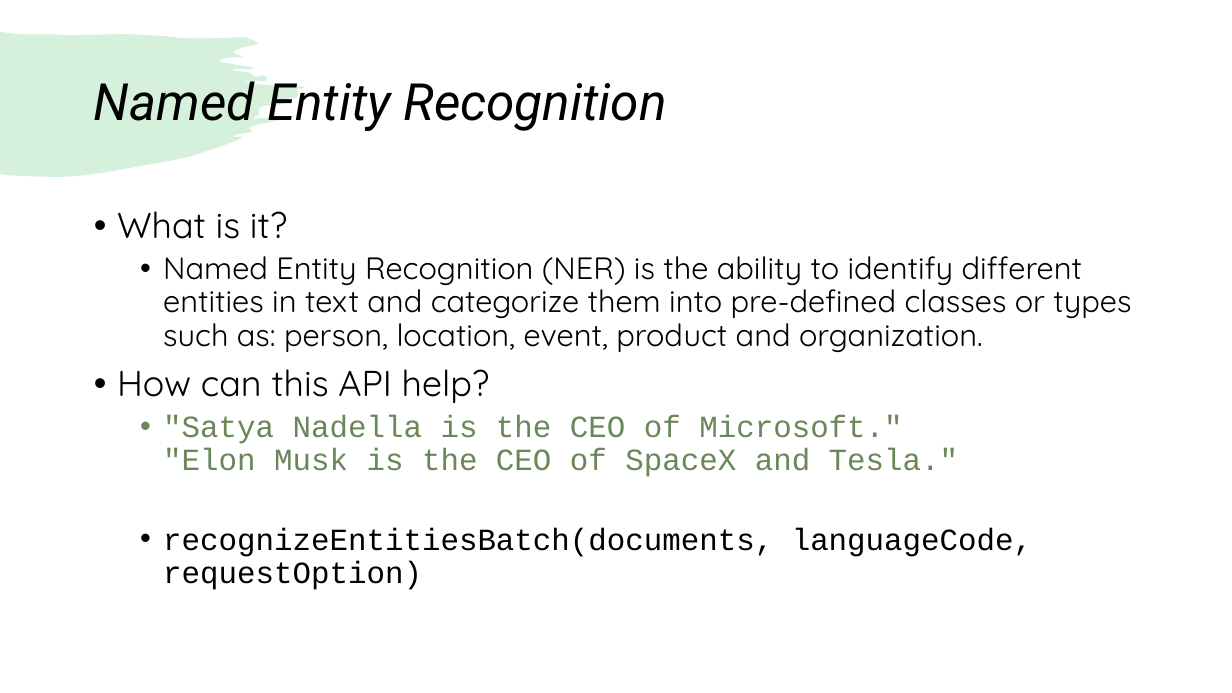
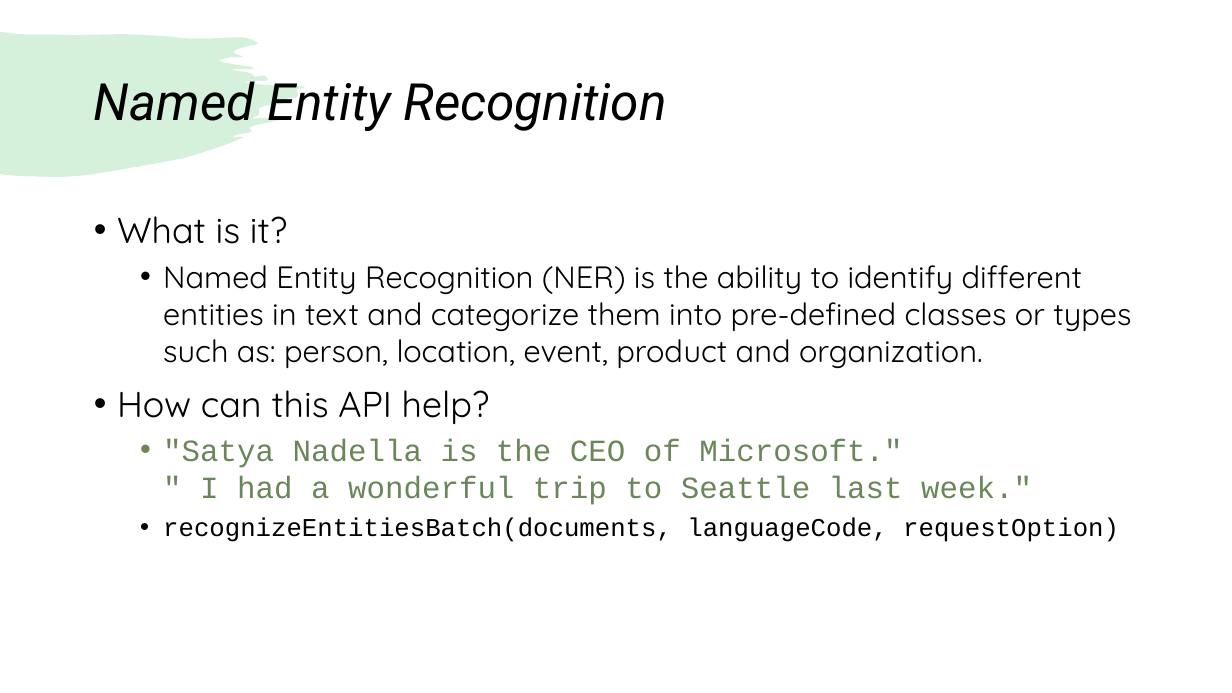
Before and after one commit to mssfang/TextAnalyticsDemo, a slide deck: slide 8 of Text Analytics SDK.pptm (slide 7 before the commit). Drawn at 1232x693 pixels with LibreOffice and Linux fonts; fonts in the diff are those of the drawing. Boxes give left, top, right and bottom in pixels: in the first picture for what was removed or moved away, otherwise in the second. Text is boxed around its words. In the diff, an @@ line names an element or a change of style, - is before the commit and + after.

```diff
--- a/Text Analytics SDK.pptm
+++ b/Text Analytics SDK.pptm
@@ text at (117, 216, 1131, 542): size 24 to 20 pt in "recognizeEntitiesBatch(documents, languageCode, requestOptio ..."; line spacing 0.9 to 1 @@
@@ text at (163, 439, 1032, 505): text changed @@
-  • "Satya Nadella is the CEO of Microsoft."
-    "Elon Musk is the CEO of SpaceX and Tesla."
+  • "Satya Nadella is the CEO of Microsoft."
+    " I had a wonderful trip to Seattle last week."
```
Also in this commit, not shown: 6 other slides changed, 1 slide added, 1 other file.
